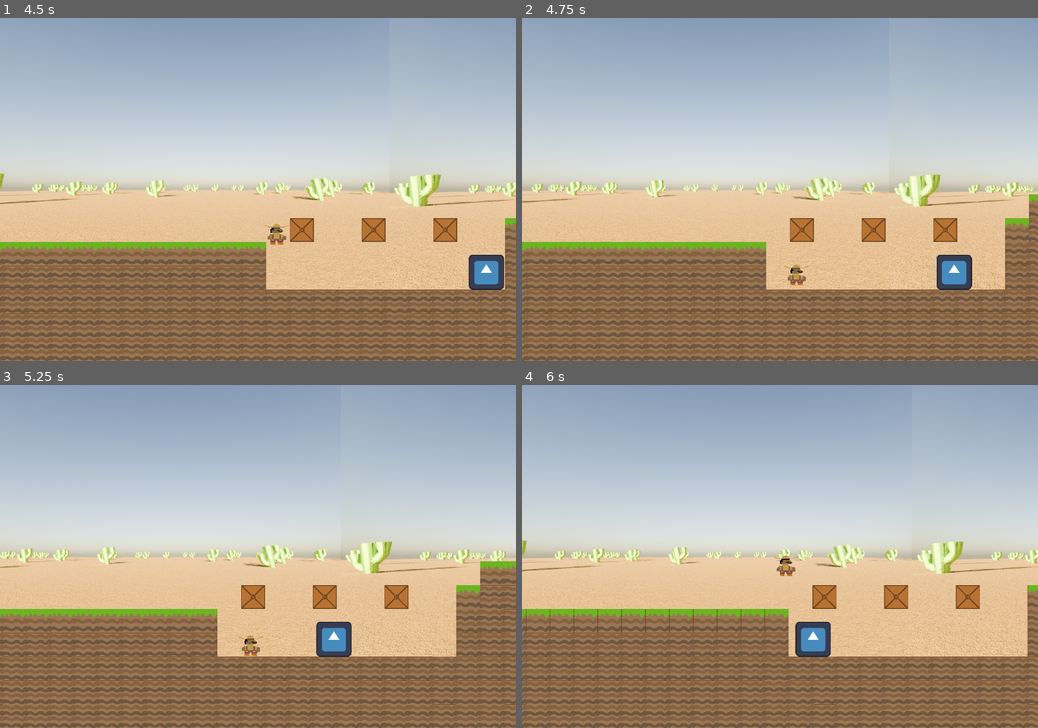
Above: before the commit, frames 1-4 (two rows, left to right).
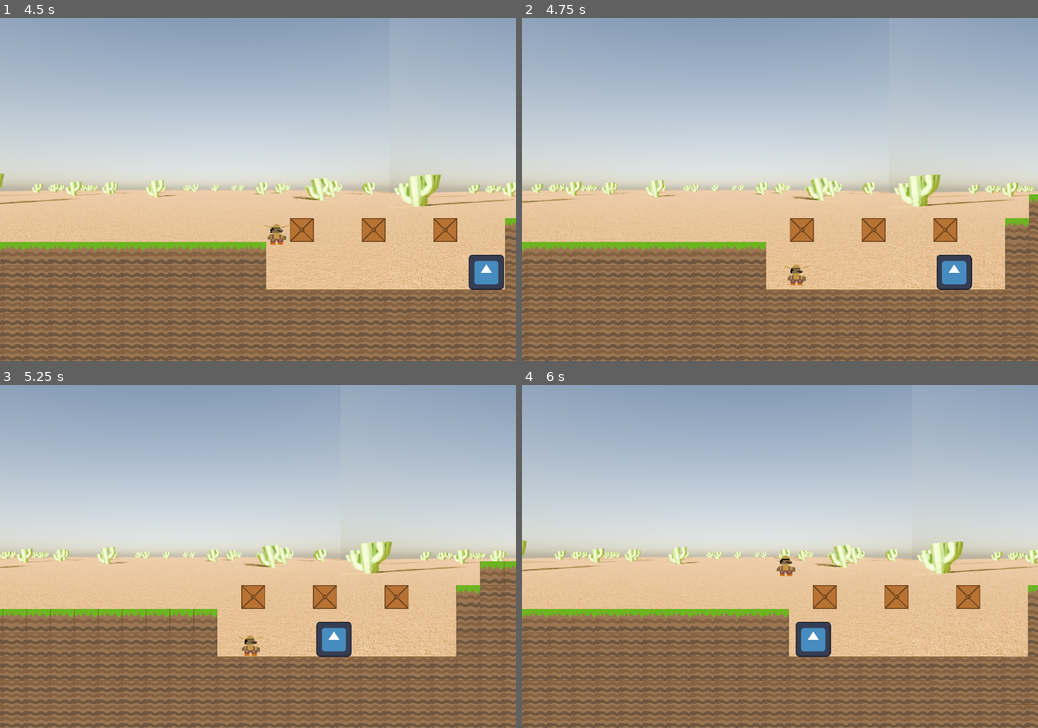
Above: after the commit, the same moments.

Repository: Burns3y/Pedro
Game: Godot game, scene res://scenes/levels/level 1.tscn
Two runs of this game, one before a commit and one after it. Both use one fixed random seed, a clock stepped at 60 frames per second and the inputs below. The engine's default icon, where the game draws it, is replaced by a stand-in: a white triangle on a blue panel in a dark square.
Inputs:
- Up to frame 1 (4.5 s): click "Start Game" at 0.5 s; hold Right (right) 1.28-2.78 s; tap W (jump) at 1.35, 1.52, 1.82, 2.1, 2.27, 2.57, 2.85, 3.6, 3.77, 4.07, 4.35 s; hold Left (left) 2.78-3.53 s; hold Right (right) from 3.53 s (still down)
- Up to frame 2 (4.75 s): keep holding Right (right); tap W (jump) at 4.52 s
- Up to frame 3 (5.25 s): tap W (jump) at 4.82, 5.1 s; release Right (right) at 5.03 s; hold Left (left) from 5.03 s (still down)
- Up to frame 4 (6 s): tap W (jump) at 5.27, 5.57, 5.85 s; release Left (left) at 5.78 s; hold Right (right) from 5.78 s (still down)

Frame 1 is identical in both runs. In frame 2, 0.2% of the frame differs, in the area x 0-100%, y 46-100%; in frame 3, 0.6%; in frame 4, 0.7%, in the area x 0-100%, y 45-100%.

Commit message:
no wall jumpinggg yay

Diff:
--- a/scenes/player/pedro.gd
+++ b/scenes/player/pedro.gd
@@ -1,38 +1,37 @@
 extends CharacterBody2D
 
-
+var NO_WALL_JUMP = 0
 var SPEED = 13000
 const JUMP_VELOCITY = -600
 var started: bool = false
-
-var disable_left: bool = false
-var disable_right: bool = false
 
 # Get the gravity from the project settings to be synced with RigidBody nodes.
 var gravity = ProjectSettings.get_setting("physics/2d/default_gravity")
 
 func _on_start_screen_started():
 	started = true
-	print("Started")
 
 func _physics_process(delta):
-	var NO_WALL_JUMP = false
 	if started == true:
 		# Add the gravity.
 		if not is_on_floor():
 			velocity.y += gravity * delta + 10
+#
+		## Get the input direction and handle the movement/deceleration.
+		## As good practice, you should replace UI actions with custom gameplay actions.
+		var direction = Input.get_axis("left", "right")
+		if direction and NO_WALL_JUMP == 0:
+			velocity.x = direction * SPEED * delta
+		else:
+			velocity.x = move_toward(velocity.x, 0, SPEED)
 
-		# Get the input direction and handle the movement/deceleration.
-		# As good practice, you should replace UI actions with custom gameplay actions.
-		var direction = Input.get_axis("left", "right")
-		if NO_WALL_JUMP == true:
-			await get_tree().create_timer(0.5).timeout
-		elif NO_WALL_JUMP == false:
-			if direction:
-				velocity.x = direction * SPEED * delta
-			else:
-				velocity.x = move_toward(velocity.x, 0, SPEED)
-
+		if is_on_wall_only() and position.x < 5500:
+			#temproarily disables movement for player
+			NO_WALL_JUMP = 1
+			velocity.x = move_toward(velocity.x, 0, SPEED)
+			await get_tree().create_timer(0.000001).timeout
+			NO_WALL_JUMP = 0
+		#jumping mechancis
 		# Handle jump.
 		if Input.is_action_just_pressed("jump") and is_on_floor():
 			velocity.y = JUMP_VELOCITY
@@ -40,28 +39,21 @@
 		# Wall jump
 		elif Input.is_action_just_pressed("jump") and is_on_wall_only() and velocity.y >= -200 and position.x >= 5500:
 			velocity.y = JUMP_VELOCITY
-			if disable_left:
-				print("disable left")
-		#elif Input.is_action_just_pressed("jump") and is_on_wall_only() and position.x <= 5500:
-			#
-			#
-			#velocity.y += gravity * delta + 500
-			#velocity.x = -100
-			#NO_WALL_JUMP = true
+
 
 		move_and_slide()
 
 
-func _on_border_patrol_guard_player_died():
-	print("Pedro died")
-
-
-
-func _on_left_area_body_entered(body):
-	print("left", body)
-	disable_left = true
-
-
-func _on_right_area_body_entered(body):
-	print("right", body)
-	disable_right = true
+#func _on_border_patrol_guard_player_died():
+	#print("Pedro died")
+	#
+#
+#
+#func _on_left_area_body_entered(body):
+	#print("left", body)
+	#disable_left = true
+#
+#
+#func _on_right_area_body_entered(body):
+	#print("right", body)
+	#disable_right = true
